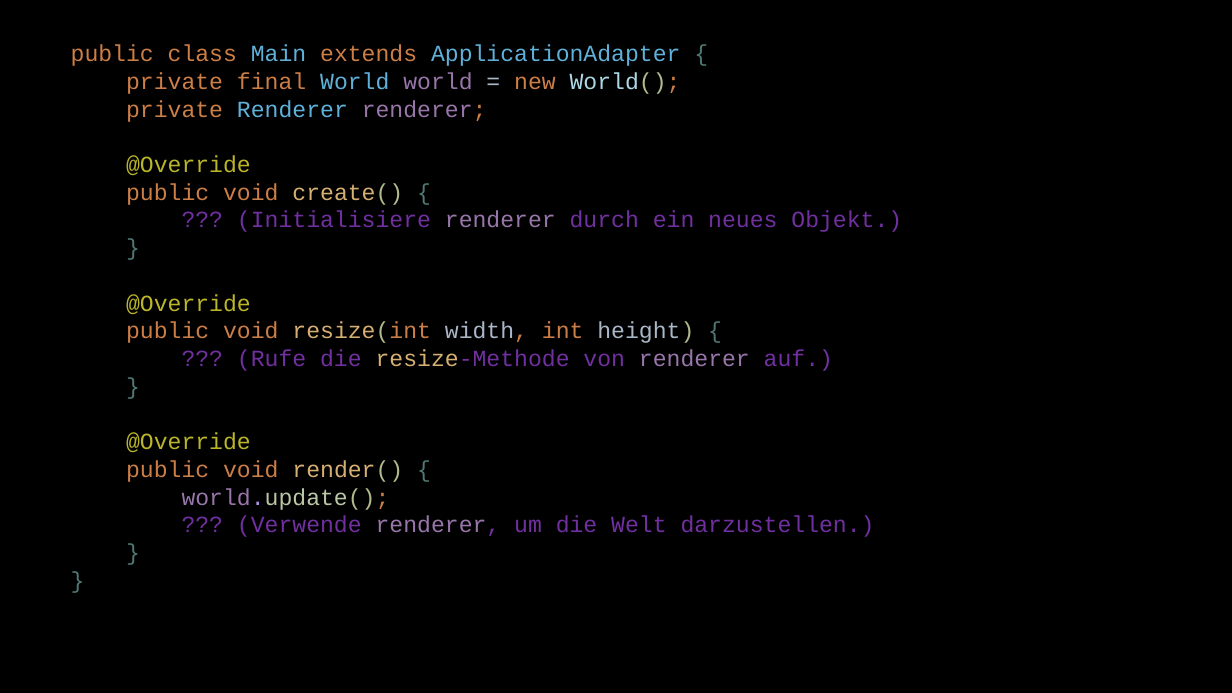
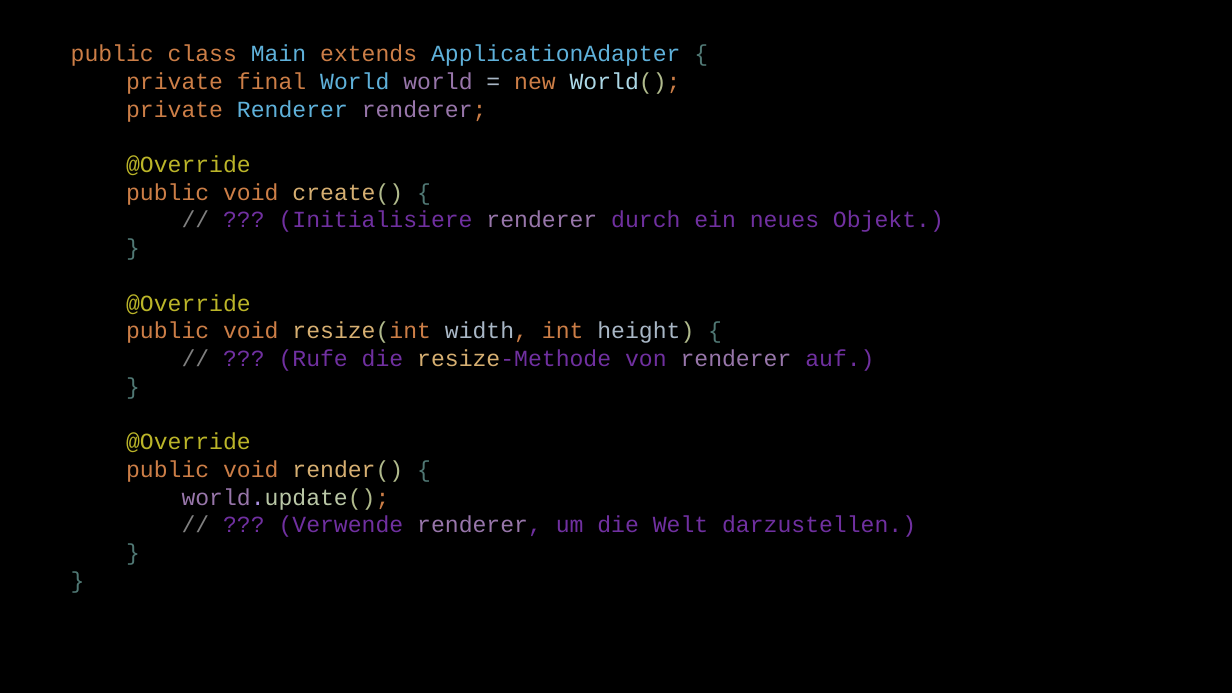
Before and after one commit to Cactusroot/Java, a slide deck: slide 8 of src/Sonstiges.pptx. Drawn at 1232x693 pixels with LibreOffice and Linux fonts; fonts in the diff are those of the drawing. Boxes give left, top, right and bottom in pixels: in the first picture for what was removed or moved away, otherwise in the second. Text is boxed around its words. In the diff, an @@ line names an element or a change of style, - is before the commit and + after.

```diff
--- a/src/Sonstiges.pptx
+++ b/src/Sonstiges.pptx
@@ text at box(71, 44, 944, 537): text changed @@
-public class Main extends ApplicationAdapter {
-private final World world = new World();
-private Renderer renderer;
-@Override
-public void create() {
-??? (Initialisiere renderer durch ein neues Objekt.)
-}
-@Override
-public void resize(int width, int height) {
-??? (Rufe die resize-Methode von renderer auf.)
-}
-@Override
-public void render() {
-world.update();
-??? (Verwende renderer, um die Welt darzustellen.)
-}
-}
+public class Main extends ApplicationAdapter {
+private final World world = new World();
+private Renderer renderer;
+@Override
+public void create() {
+// ??? (Initialisiere renderer durch ein neues Objekt.)
+}
+@Override
+public void resize(int width, int height) {
+// ??? (Rufe die resize-Methode von renderer auf.)
+}
+@Override
+public void render() {
+world.update();
+// ??? (Verwende renderer, um die Welt darzustellen.)
+}
+}
```
Also in this commit, not shown: 6 other slides changed, 3 other files.
